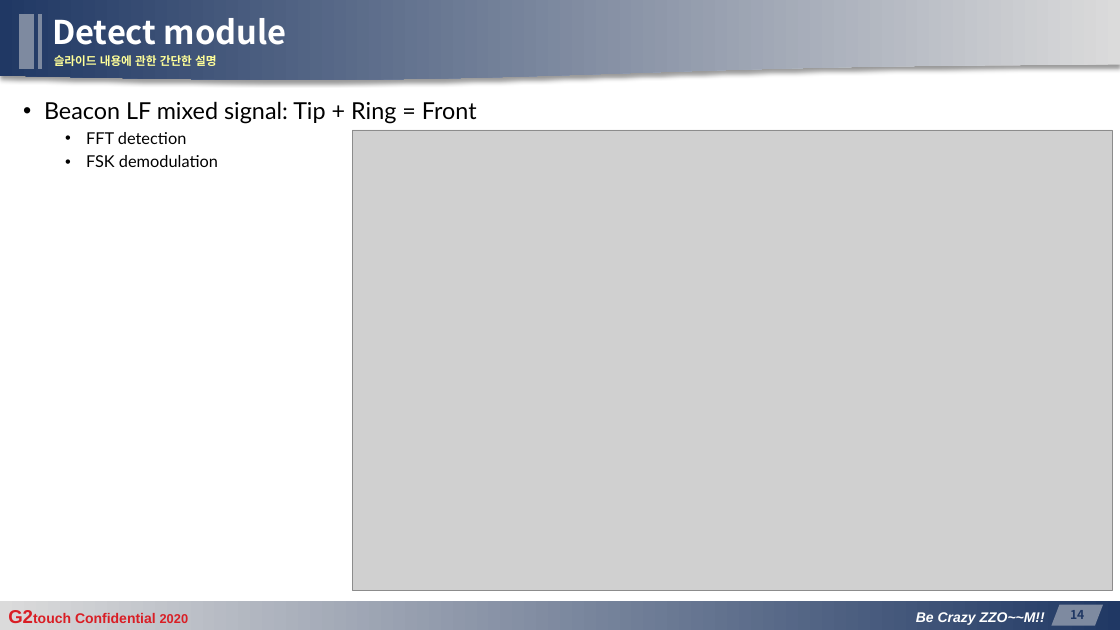
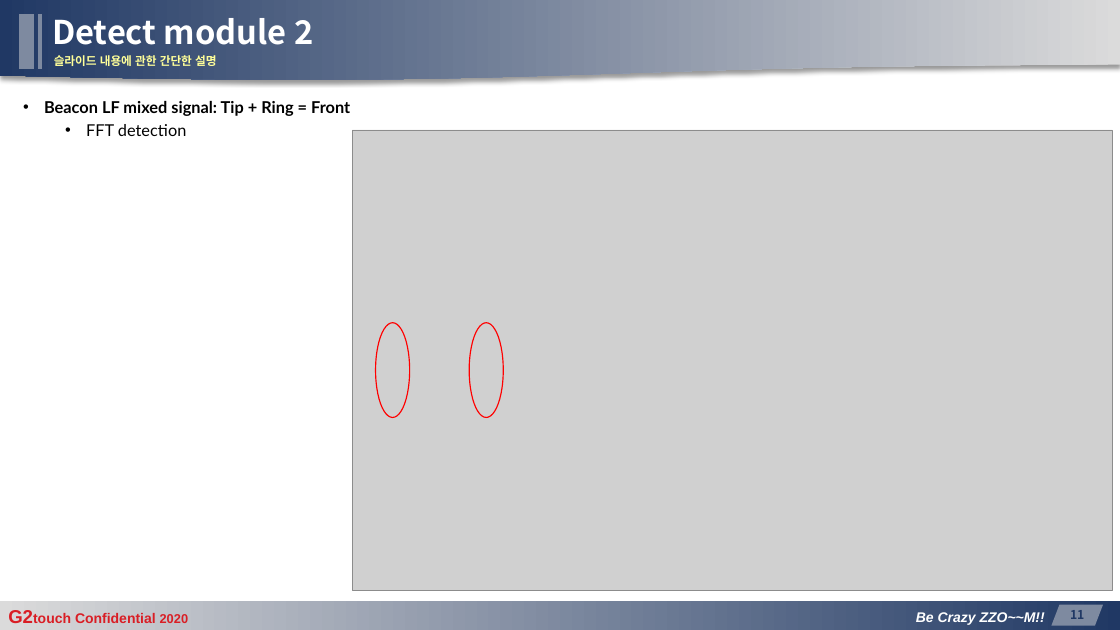
Before and after one commit to manhduc1811/MPP-signal-simulation-and-detection, a slide deck: slide 11 of G2touch_D2center_mducng_MPPv20_AFE-IC_DetectingPart_v03.pptx (slide 14 before the commit). Drawn at 1120x630 pixels with LibreOffice and Linux fonts; fonts in the diff are those of the drawing; grey boxes stand for pictures; background and template pictures are left out. Boxes give left, top, right and bottom in pixels: in the first picture for what was removed or moved away, otherwise in the second. Text is boxed around its words. In the diff, an @@ line names an element or a change of style, - is before the commit and + after.

```diff
--- a/G2touch_D2center_mducng_MPPv20_AFE-IC_DetectingPart_v03.pptx
+++ b/G2touch_D2center_mducng_MPPv20_AFE-IC_DetectingPart_v03.pptx
@@ title at bbox=[52, 18, 313, 45]: text changed @@
-Detect module
+Detect module 2
@@ text at bbox=[44, 101, 350, 116]: size 20 to 14 pt, bold on in "Beacon LF mixed signal: Tip + Ring ..." @@
@@ text at bbox=[86, 155, 218, 167]: paragraph removed @@
-  • FSK demodulation
@@ ellipse added at bbox=[376, 323, 410, 418], outline #FF0000 1 pt @@
@@ ellipse added at bbox=[470, 323, 504, 418], outline #FF0000 1 pt @@
@@ page number at bbox=[1070, 610, 1084, 619]: text changed @@
-14
+11
```
Also in this commit, not shown: 14 other slides changed, 8 slides added.
